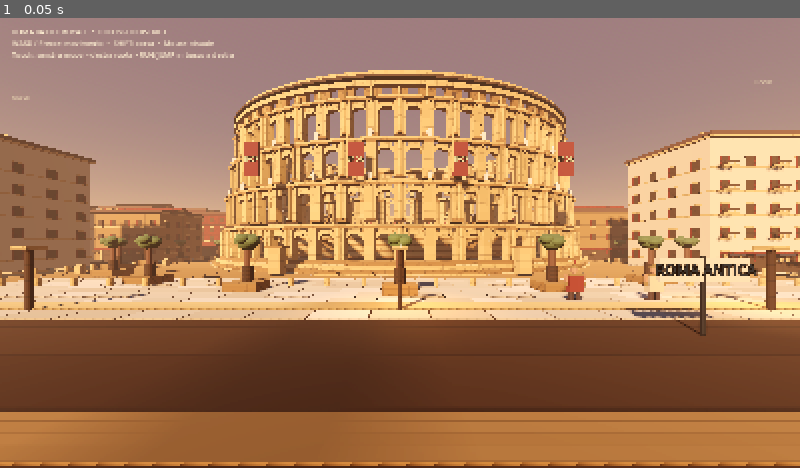
Above: before the commit, frame 1.
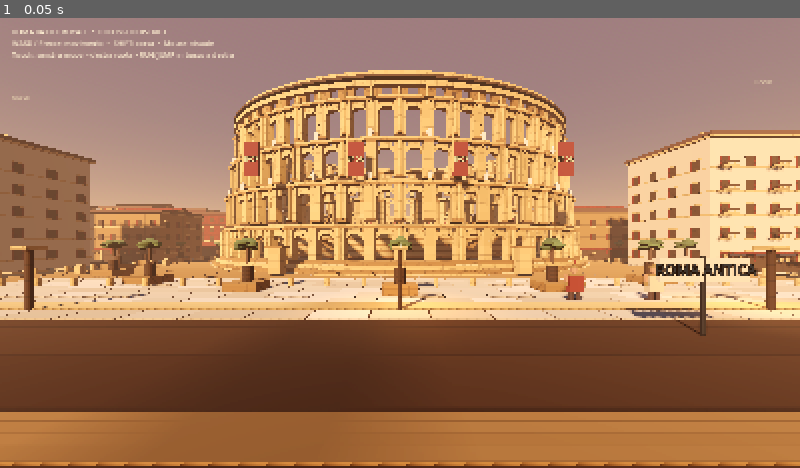
Above: after the commit, the same moment.

Repository: romabattleroyale/Roma-BRT
Game: Godot game, scene res://main.tscn
Same seed, same stepped clock (60 frames per second), same inputs: the game is played once before the commit and once after it.
Inputs:
- Up to frame 1 (0.05 s): no input

The runs differ from the first frame. In frame 1, 0.6% of the frame differs, in the area x 12-88%, y 28-60%.

Commit message:
Improve Roman pine foliage silhouettes and natural color variation

Diff:
--- a/quality_lab/main.gd
+++ b/quality_lab/main.gd
@@ -774,26 +774,40 @@
 	_box(scooter, Vector3(0.24, 0.10, 0.42), Vector3(0, 0.78, 0.12), _mat(Color("#242321")))
 
 func _make_tree_crown(origin: Vector3, radius: float, height: float, material: Material) -> Node3D:
+	# Layered, angular foliage reads as a stylized Roman umbrella pine rather than five smooth balls.
 	var tree := Node3D.new()
 	tree.position = origin
 	add_child(tree)
-	_cylinder(tree, 0.23, 2.2, Vector3(0, -0.3, 0), _mat(Color("#6a432d")), 9)
+	_cylinder(tree, radius * 0.13, height * 0.82, Vector3(0, height * 0.12, 0), _mat(Color("#60432d")), 8)
+	var rng := RandomNumberGenerator.new()
+	rng.seed = int(absf(origin.x * 173.0 + origin.z * 317.0)) + 90210
 	var cluster_positions := [
-		Vector3(0, 1.05, 0),
-		Vector3(radius * 0.48, 1.18, radius * 0.10),
-		Vector3(-radius * 0.42, 1.12, -radius * 0.18),
-		Vector3(radius * 0.10, 1.30, -radius * 0.45),
-		Vector3(-radius * 0.12, 1.26, radius * 0.42)
+		Vector3(0, height * 0.52, 0),
+		Vector3(radius * 0.44, height * 0.48, radius * 0.12),
+		Vector3(-radius * 0.42, height * 0.45, -radius * 0.20),
+		Vector3(radius * 0.12, height * 0.56, -radius * 0.43),
+		Vector3(-radius * 0.15, height * 0.54, radius * 0.40),
+		Vector3(radius * 0.28, height * 0.34, -radius * 0.27),
+		Vector3(-radius * 0.30, height * 0.36, radius * 0.22),
+		Vector3(radius * 0.02, height * 0.68, radius * 0.08)
 	]
 	for i in range(cluster_positions.size()):
 		var canopy := MeshInstance3D.new()
 		var sphere := SphereMesh.new()
-		sphere.radius = radius * (0.68 if i == 0 else 0.46)
-		sphere.height = sphere.radius * 2.0
+		sphere.radial_segments = 8
+		sphere.rings = 5
+		sphere.radius = radius * (0.62 if i == 0 else rng.randf_range(0.30, 0.43))
+		sphere.height = sphere.radius * 1.5
 		canopy.mesh = sphere
-		canopy.position = cluster_positions[i]
-		canopy.scale = Vector3(1.0, height / maxf(radius * 2.0, 0.1), 1.0)
-		canopy.material_override = material
+		canopy.position = cluster_positions[i] + Vector3(rng.randf_range(-0.12, 0.12), 0, rng.randf_range(-0.12, 0.12))
+		canopy.scale = Vector3(rng.randf_range(1.0, 1.35), rng.randf_range(0.55, 0.78), rng.randf_range(0.95, 1.2))
+		var leaf_material := (material as StandardMaterial3D).duplicate() as StandardMaterial3D if material is StandardMaterial3D else _mat(Color("#596c3b"))
+		var shade := rng.randf_range(0.82, 1.12)
+		leaf_material.albedo_color = Color(
+			clampf(leaf_material.albedo_color.r * shade, 0.0, 1.0),
+			clampf(leaf_material.albedo_color.g * shade, 0.0, 1.0),
+			clampf(leaf_material.albedo_color.b * shade, 0.0, 1.0), 1.0)
+		canopy.material_override = leaf_material
 		tree.add_child(canopy)
 	return tree
 
